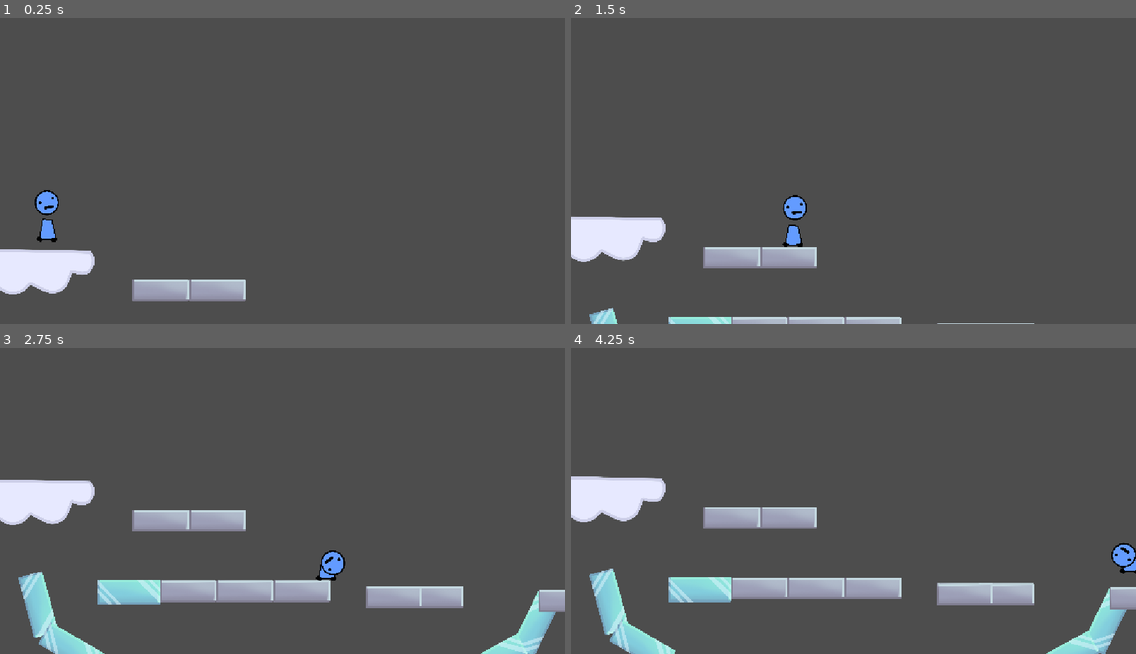
Above: before the commit, frames 1-4 (two rows, left to right).
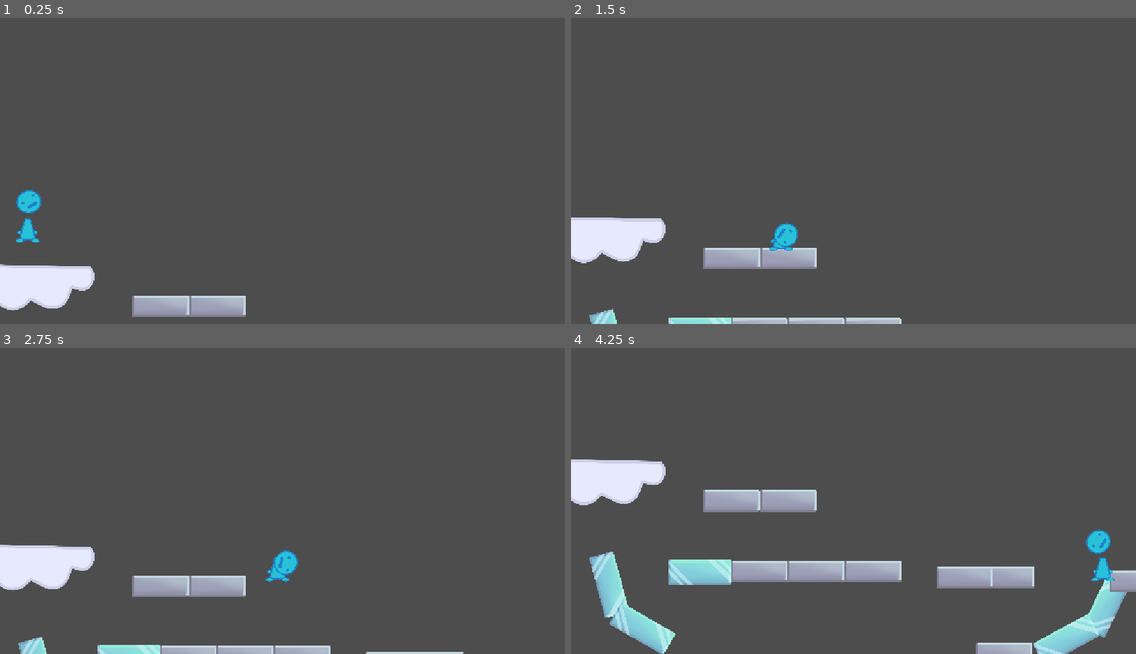
Above: after the commit, the same moments.

Repository: average4136/head-over-heels-game
Game: Godot game, scene res://Scenes/playtest_level.tscn
The game is run twice, just before and just after one commit, with the same random seed, the same clock (stepped at 60 frames per second) and the same inputs. This scene is started directly instead of the project's main scene.
Inputs:
- Up to frame 1 (0.25 s): no input
- Up to frame 2 (1.5 s): tap Enter (ui_accept) at 0.5 s; hold D (move_right) from 0.53 s (still down); tap Space (jump) at 0.77 s
- Up to frame 3 (2.75 s): tap Space (jump) at 1.52 s; release D (move_right) at 2.03 s; hold A (move_left) from 2.03 s (still down)
- Up to frame 4 (4.25 s): release A (move_left) at 2.78 s; hold D (move_right) from 2.78 s (still down); tap Space (jump) at 3.02, 3.77 s

The runs differ from the first frame. In frame 1, 5.3% of the frame differs, in the area x 0-44%, y 56-98%; in frame 2, 1.2%; in frame 3, 14%; in frame 4, 17%, in the area x 0-100%, y 36-100%.

Commit message:
FIXED GUY: DO NOT TOUCH OR YOU WILL DIEgit pull!

Diff:
--- a/Scenes/Entities/Guy.tscn
+++ b/Scenes/Entities/Guy.tscn
@@ -1,9 +1,9 @@
 [gd_scene format=3 uid="uid://bxxdsh4xifwoa"]
 
 [ext_resource type="Script" uid="uid://cyy8av8tue0b" path="res://Scripts/body.gd" id="1_owm7s"]
-[ext_resource type="Texture2D" uid="uid://bipehp1n866uq" path="res://Assets/head.png" id="2_nytcm"]
-[ext_resource type="Texture2D" uid="uid://datq44f17y2pu" path="res://Assets/body.png" id="3_ejsiy"]
+[ext_resource type="Texture2D" uid="uid://chj5bwgb2mlty" path="res://Assets/Hannah's Drawn Assets/new body.png" id="2_vknx4"]
 [ext_resource type="Script" uid="uid://3fn74cbcjfm7" path="res://Scripts/head.gd" id="3_nytcm"]
+[ext_resource type="Texture2D" uid="uid://cj684jc6nwgpa" path="res://Assets/Hannah's Drawn Assets/new head.png" id="4_vknx4"]
 
 [sub_resource type="PhysicsMaterial" id="PhysicsMaterial_5r6hy"]
 
@@ -35,10 +35,10 @@
 angular_damp = 5.0
 script = ExtResource("1_owm7s")
 
-[node name="Sprite2D" type="Sprite2D" parent="Character physics (node2d)/Body" unique_id=1146294933]
-position = Vector2(5, -54)
-scale = Vector2(0.5, 0.5)
-texture = ExtResource("3_ejsiy")
+[node name="NewBody" type="Sprite2D" parent="Character physics (node2d)/Body" unique_id=2036346560]
+position = Vector2(-2.2888184e-05, -47.999996)
+scale = Vector2(0.18322203, 0.18322204)
+texture = ExtResource("2_vknx4")
 
 [node name="CollisionShape2D" type="CollisionShape2D" parent="Character physics (node2d)/Body" unique_id=375401037]
 position = Vector2(0, -31)
@@ -64,10 +64,10 @@
 angular_damp = 0.2
 script = ExtResource("3_nytcm")
 
-[node name="Sprite2D" type="Sprite2D" parent="Character physics (node2d)/Head" unique_id=152879513]
-position = Vector2(-2, -92)
-scale = Vector2(0.5, 0.5)
-texture = ExtResource("2_nytcm")
+[node name="NewHead" type="Sprite2D" parent="Character physics (node2d)/Head" unique_id=803519001]
+position = Vector2(0.9501467, -103.671875)
+scale = Vector2(0.24717988, 0.24717987)
+texture = ExtResource("4_vknx4")
 
 [node name="CollisionShape2D" type="CollisionShape2D" parent="Character physics (node2d)/Head" unique_id=1748685107]
 position = Vector2(-4, -98)
--- a/Scenes/Guy.tscn
+++ /dev/null
@@ -1,71 +0,0 @@
-[gd_scene format=3 uid="uid://cyajayqvahtgv"]
-
-[ext_resource type="Script" uid="uid://cyy8av8tue0b" path="res://Scripts/body.gd" id="1_owm7s"]
-[ext_resource type="Texture2D" uid="uid://chj5bwgb2mlty" path="res://Assets/Hannah's Drawn Assets/new body.png" id="2_dj1yd"]
-[ext_resource type="Script" uid="uid://3fn74cbcjfm7" path="res://Scripts/head.gd" id="3_nytcm"]
-[ext_resource type="Texture2D" uid="uid://cj684jc6nwgpa" path="res://Assets/Hannah's Drawn Assets/new head.png" id="4_an1sd"]
-
-[sub_resource type="PhysicsMaterial" id="PhysicsMaterial_5r6hy"]
-
-[sub_resource type="CapsuleShape2D" id="CapsuleShape2D_bl7gc"]
-radius = 22.0
-height = 88.0
-
-[sub_resource type="PhysicsMaterial" id="PhysicsMaterial_bl7gc"]
-
-[sub_resource type="CircleShape2D" id="CircleShape2D_53v2a"]
-radius = 43.011627
-
-[node name="Guy" type="Node2D" unique_id=1796156875]
-
-[node name="Character physics (node2d)" type="Node2D" parent="." unique_id=1374272924]
-
-[node name="PinJoint2D" type="PinJoint2D" parent="Character physics (node2d)" unique_id=482596865]
-position = Vector2(0, -108)
-node_a = NodePath("../Body")
-node_b = NodePath("../Head")
-angular_limit_enabled = true
-angular_limit_lower = -1.2217305
-angular_limit_upper = 1.2217305
-
-[node name="Body" type="RigidBody2D" parent="Character physics (node2d)" unique_id=447719997]
-physics_material_override = SubResource("PhysicsMaterial_5r6hy")
-lock_rotation = true
-linear_damp = 2.0
-angular_damp = 5.0
-script = ExtResource("1_owm7s")
-
-[node name="Sprite2D" type="Sprite2D" parent="Character physics (node2d)/Body" unique_id=1146294933]
-position = Vector2(-1, -57.000004)
-scale = Vector2(0.19177796, 0.19177796)
-texture = ExtResource("2_dj1yd")
-
-[node name="CollisionShape2D" type="CollisionShape2D" parent="Character physics (node2d)/Body" unique_id=375401037]
-position = Vector2(0, -56)
-shape = SubResource("CapsuleShape2D_bl7gc")
-
-[node name="GroundRay" type="RayCast2D" parent="Character physics (node2d)/Body" unique_id=157841590]
-position = Vector2(0, -9)
-target_position = Vector2(0, 19.03)
-
-[node name="Head" type="RigidBody2D" parent="Character physics (node2d)" unique_id=1180459420]
-position = Vector2(4, -59)
-mass = 3.0
-physics_material_override = SubResource("PhysicsMaterial_bl7gc")
-linear_damp = 0.2
-angular_damp = 0.2
-script = ExtResource("3_nytcm")
-
-[node name="Sprite2D" type="Sprite2D" parent="Character physics (node2d)/Head" unique_id=152879513]
-position = Vector2(-6, -98.000015)
-scale = Vector2(0.2085366, 0.20853658)
-texture = ExtResource("4_an1sd")
-
-[node name="CollisionShape2D" type="CollisionShape2D" parent="Character physics (node2d)/Head" unique_id=1748685107]
-position = Vector2(-4, -98)
-shape = SubResource("CircleShape2D_53v2a")
-
-[node name="GuyCam" type="Camera2D" parent="." unique_id=1832002142]
-position = Vector2(-1, -218)
-zoom = Vector2(0.5, 0.5)
-drag_vertical_enabled = true
--- a/Scenes/playtest_level.tscn
+++ b/Scenes/playtest_level.tscn
@@ -95,9 +95,6 @@
 position = Vector2(-496, -512)
 scale = Vector2(0.5, 0.5)
 
-[node name="Oldtexturesguy" parent="." unique_id=1796156875 instance=ExtResource("1_h3lg6")]
-position = Vector2(-960, -984)
-
 [node name="Stone platform9" parent="." unique_id=951645800 instance=ExtResource("3_h3lg6")]
 position = Vector2(-376, -800)
 scale = Vector2(0.5, 0.5)
@@ -120,3 +117,6 @@
 [node name="Cloud block" parent="." unique_id=532234708 instance=ExtResource("5_fhco1")]
 position = Vector2(-1016, -824)
 scale = Vector2(1.8864782, 1.8864782)
+
+[node name="Guy" parent="." unique_id=1796156875 instance=ExtResource("1_h3lg6")]
+position = Vector2(-1040, -1048)
